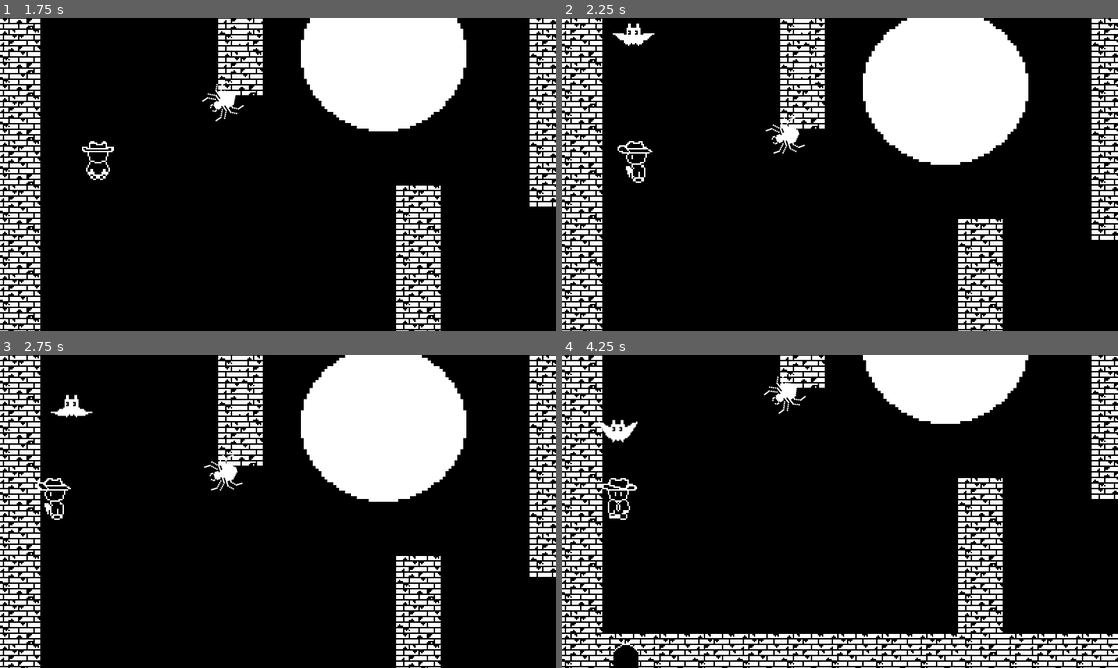
Above: before the commit, frames 1-4 (two rows, left to right).
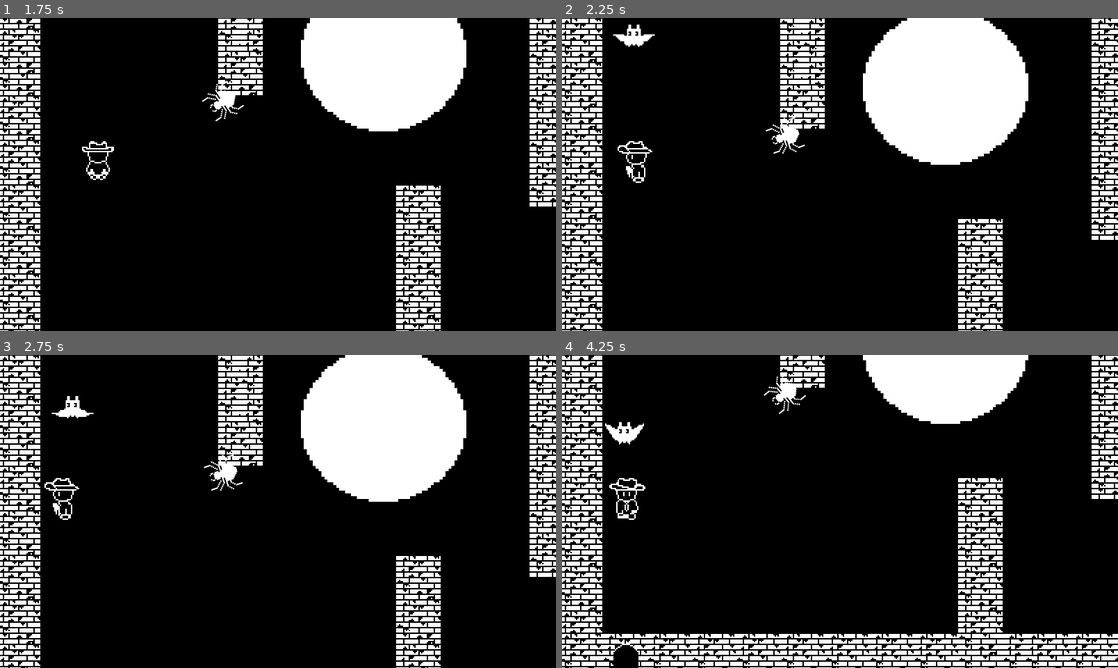
Above: after the commit, the same moments.

Repository: Tracychun13/twilight-tower
Game: Godot game, scene res://scenes/game.tscn
The game is run twice, just before and just after one commit, with the same random seed, the same clock (stepped at 60 frames per second) and the same inputs.
Inputs:
- Up to frame 1 (1.75 s): tap Enter at 0.5 s; hold J (shield) 0.53-1.28 s; hold W (up) from 0.53 s (still down); tap K (attack) at 1.35 s; tap J (shield) at 1.55 s
- Up to frame 2 (2.25 s): release W (up) at 2.03 s; hold A (left) from 2.03 s (still down); hold J (shield) from 2.03 s (still down)
- Up to frame 3 (2.75 s): keep holding A (left); keep holding J (shield)
- Up to frame 4 (4.25 s): release J (shield) at 2.78 s; tap J (shield) at 2.85, 3.8 s; release A (left) at 3.53 s; hold S (down) from 3.53 s (still down); hold K (attack) from 3.53 s (still down)

Frame 1 is identical in both runs. In frame 2, 0.1% of the frame differs, in the area x 9-17%, y 1-10%; in frame 3, 0.5%; in frame 4, 0.7%, in the area x 6-44%, y 5-53%.
Error in both runs: Invalid access to property or key 'add_child' on a base object of type 'null instance'. (res://scripts/spider.gd:18)

Commit message:
attack sprites

Diff:
--- a/twilight-tower/scenes/character.tscn
+++ b/twilight-tower/scenes/character.tscn
@@ -1,33 +1,29 @@
-[gd_scene load_steps=61 format=3 uid="uid://cepqnlk6am0fb"]
+[gd_scene load_steps=60 format=3 uid="uid://cepqnlk6am0fb"]
 
 [ext_resource type="Script" path="res://scripts/character.gd" id="1_051no"]
 [ext_resource type="Texture2D" uid="uid://va7hdc0i35wi" path="res://assets/hero_sprite/Death.png" id="2_6c310"]
-[ext_resource type="Texture2D" uid="uid://bev2j75ouv7jv" path="res://assets/player_assets/Attack.png" id="2_falw8"]
+[ext_resource type="Texture2D" uid="uid://bkmasgw50wnyq" path="res://assets/player_assets/Attack.png" id="2_falw8"]
 [ext_resource type="Texture2D" uid="uid://dtgoso4k3t7i7" path="res://assets/hero_sprite/Hurt.png" id="4_tbmah"]
 [ext_resource type="Texture2D" uid="uid://bxmr6ikkijfjs" path="res://assets/player_assets/PlayerWalking.png" id="5_57abx"]
 [ext_resource type="Texture2D" uid="uid://fn8x6cw42s7c" path="res://assets/player_assets/Shield.png" id="6_0r2id"]
 
-[sub_resource type="AtlasTexture" id="AtlasTexture_wl3xm"]
-atlas = ExtResource("2_falw8")
-region = Rect2(0, 0, 48, 32)
-
-[sub_resource type="AtlasTexture" id="AtlasTexture_dryxx"]
+[sub_resource type="AtlasTexture" id="AtlasTexture_huhom"]
 atlas = ExtResource("2_falw8")
 region = Rect2(48, 0, 48, 32)
 
-[sub_resource type="AtlasTexture" id="AtlasTexture_chru4"]
+[sub_resource type="AtlasTexture" id="AtlasTexture_8sgr2"]
 atlas = ExtResource("2_falw8")
 region = Rect2(96, 0, 48, 32)
 
-[sub_resource type="AtlasTexture" id="AtlasTexture_kucd6"]
+[sub_resource type="AtlasTexture" id="AtlasTexture_g5emg"]
 atlas = ExtResource("2_falw8")
 region = Rect2(144, 0, 48, 32)
 
-[sub_resource type="AtlasTexture" id="AtlasTexture_itwxw"]
+[sub_resource type="AtlasTexture" id="AtlasTexture_xpj0h"]
 atlas = ExtResource("2_falw8")
 region = Rect2(192, 0, 48, 32)
 
-[sub_resource type="AtlasTexture" id="AtlasTexture_k4hb7"]
+[sub_resource type="AtlasTexture" id="AtlasTexture_mncal"]
 atlas = ExtResource("2_falw8")
 region = Rect2(240, 0, 48, 32)
 
@@ -223,26 +219,23 @@
 animations = [{
 "frames": [{
 "duration": 1.0,
-"texture": SubResource("AtlasTexture_wl3xm")
-}, {
-"duration": 1.0,
-"texture": SubResource("AtlasTexture_dryxx")
-}, {
-"duration": 1.0,
-"texture": SubResource("AtlasTexture_chru4")
-}, {
-"duration": 1.0,
-"texture": SubResource("AtlasTexture_kucd6")
-}, {
-"duration": 1.0,
-"texture": SubResource("AtlasTexture_itwxw")
-}, {
-"duration": 1.0,
-"texture": SubResource("AtlasTexture_k4hb7")
+"texture": SubResource("AtlasTexture_huhom")
+}, {
+"duration": 1.0,
+"texture": SubResource("AtlasTexture_8sgr2")
+}, {
+"duration": 1.0,
+"texture": SubResource("AtlasTexture_g5emg")
+}, {
+"duration": 1.0,
+"texture": SubResource("AtlasTexture_xpj0h")
+}, {
+"duration": 1.0,
+"texture": SubResource("AtlasTexture_mncal")
 }],
 "loop": false,
 "name": &"attack",
-"speed": 25.0
+"speed": 10.0
 }, {
 "frames": [{
 "duration": 1.0,
@@ -444,10 +437,10 @@
 [node name="AnimatedSprite2D" type="AnimatedSprite2D" parent="."]
 position = Vector2(3, -20)
 sprite_frames = SubResource("SpriteFrames_oldj6")
-animation = &"shieldingIdle"
+animation = &"walkRight"
 autoplay = "idle"
 
 [node name="CollisionPolygon2D" type="CollisionPolygon2D" parent="."]
-position = Vector2(4, -18)
+position = Vector2(-2, -18)
 scale = Vector2(1, 1.14904)
 polygon = PackedVector2Array(-6, 11.3138, -7, 6.96234, -7, -1.74059, -12, -8.70293, -6, -13, 1, -14.795, 5, -14.795, 8, -12.1841, 7, -4.35146, 5, 0.870293, 4, 6.09205, 4, 8.70293, 2, 11.3138)
Binary file changed: twilight-tower/assets/player_assets/Attack.png
Not shown, changed: twilight-tower/assets/player_assets/Attack.png.import
